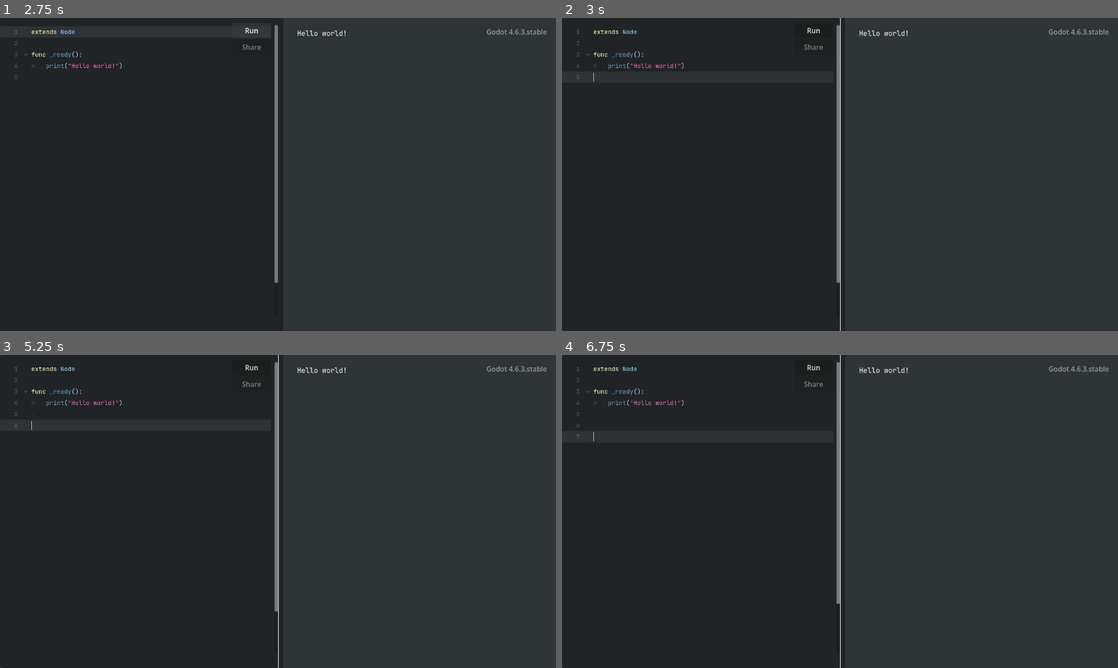
Above: before the commit, frames 1-4 (two rows, left to right).
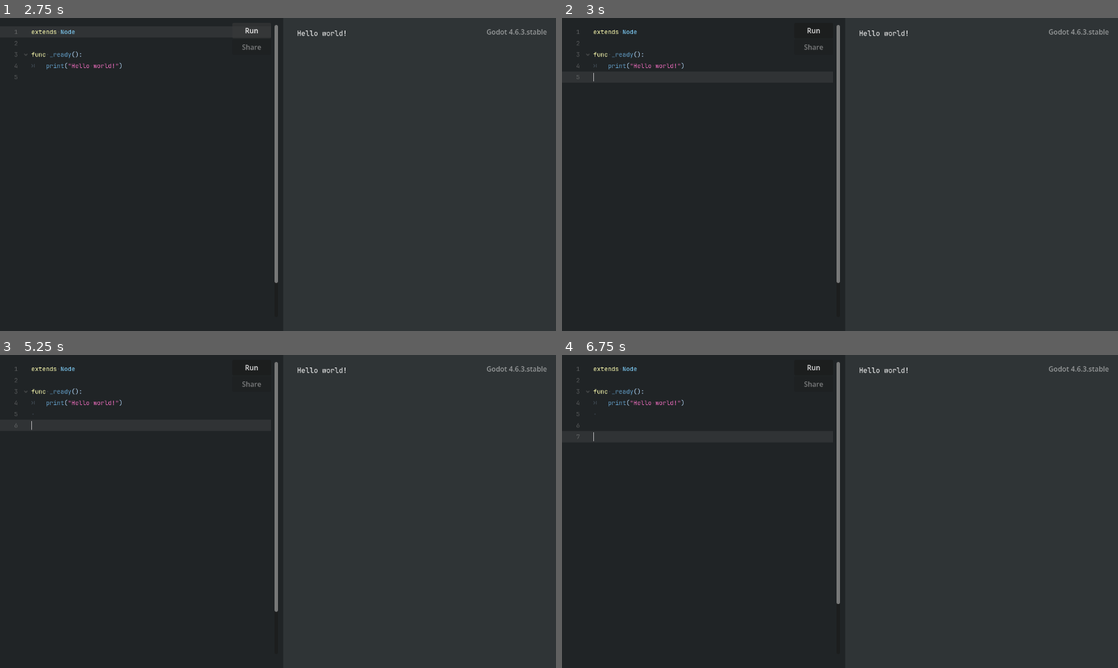
Above: after the commit, the same moments.

Repository: gdscript-online/gdscript-online.github.io
Game: Godot game, scene res://main.tscn
Two runs of this game, one before a commit and one after it. Both use one fixed random seed, a clock stepped at 60 frames per second and the inputs below.
Inputs (mouse positions are in pixels of both pictures, inside the frame that each line leads up to):
- Up to frame 1 (2.75 s): click "Run" at 0.5 s; click "Run" at 1.25 s; click "Run" at 2 s
- Up to frame 2 (3 s): tap Enter at 2.75 s; move the mouse to (701, 174) at 2.77 s; click (701, 174) at 2.92 s
- Up to frame 3 (5.25 s): tap Space at 3.5, 5 s; move the mouse to (166, 527) at 3.52 s; click (166, 527) at 3.67 s; tap Enter at 4.25 s; move the mouse to (333, 442) at 4.27 s; click (333, 442) at 4.42 s; move the mouse to (250, 574) at 5.02 s; click (250, 574) at 5.17 s
- Up to frame 4 (6.75 s): tap Enter at 5.75 s; move the mouse to (1006, 558) at 5.77 s; click (1006, 558) at 5.92 s; tap Space at 6.5 s; move the mouse to (673, 464) at 6.52 s; click (673, 464) at 6.67 s

Frame 1 is identical in both runs. In frame 2, 0.1% of the frame differs, in the area x 0-51%, y 0-100%; in frame 3, 0.1%; in frame 4, 0.1%.

Commit message:
Update for Godot 4.6
- Disable focus effect for the code editor (fixes stray white pixel
  in top-left corner of the window).

Diff:
--- a/main.tscn
+++ b/main.tscn
@@ -17,6 +17,8 @@
 content_margin_right = 16.0
 content_margin_bottom = 16.0
 bg_color = Color(0.12549, 0.141176, 0.14902, 1)
+
+[sub_resource type="StyleBoxEmpty" id="StyleBoxEmpty_1bvp3"]
 
 [sub_resource type="CodeHighlighter" id="CodeHighlighter_kobpu"]
 number_color = Color(0.92, 0.58, 0.2, 1)
@@ -1495,7 +1497,7 @@
 
 [sub_resource type="StyleBoxEmpty" id="StyleBoxEmpty_2dff0"]
 
-[node name="MainWindow" type="Control"]
+[node name="MainWindow" type="Control" unique_id=804440691]
 layout_mode = 3
 anchors_preset = 15
 anchor_right = 1.0
@@ -1504,17 +1506,18 @@
 grow_vertical = 2
 script = ExtResource("5")
 
-[node name="HSplitContainer" type="HSplitContainer" parent="."]
+[node name="HSplitContainer" type="HSplitContainer" parent="." unique_id=602224015]
 layout_mode = 0
 anchor_right = 1.0
 anchor_bottom = 1.0
+split_offsets = PackedInt32Array(640)
 split_offset = 640
 
-[node name="VBoxContainer" type="VBoxContainer" parent="HSplitContainer"]
+[node name="VBoxContainer" type="VBoxContainer" parent="HSplitContainer" unique_id=1622407872]
 layout_mode = 2
 theme_override_constants/separation = 0
 
-[node name="ScriptEditor" type="CodeEdit" parent="HSplitContainer/VBoxContainer"]
+[node name="ScriptEditor" type="CodeEdit" parent="HSplitContainer/VBoxContainer" unique_id=1339710417]
 layout_mode = 2
 size_flags_vertical = 3
 theme_override_colors/selection_color = Color(0, 0.666667, 1, 0.25098)
@@ -1523,6 +1526,7 @@
 theme_override_fonts/font = SubResource("FontVariation_kaosg")
 theme_override_font_sizes/font_size = 14
 theme_override_styles/normal = SubResource("StyleBoxFlat_k87ru")
+theme_override_styles/focus = SubResource("StyleBoxEmpty_1bvp3")
 text = "extends Node
 
 func _ready():
@@ -1548,7 +1552,7 @@
 auto_brace_completion_highlight_matching = true
 script = ExtResource("2")
 
-[node name="RunButton" type="Button" parent="HSplitContainer/VBoxContainer/ScriptEditor"]
+[node name="RunButton" type="Button" parent="HSplitContainer/VBoxContainer/ScriptEditor" unique_id=1976695822]
 layout_mode = 1
 anchors_preset = 1
 anchor_left = 1.0
@@ -1562,7 +1566,7 @@
 text = "Run"
 script = ExtResource("3")
 
-[node name="ShareButton" type="Button" parent="HSplitContainer/VBoxContainer/ScriptEditor"]
+[node name="ShareButton" type="Button" parent="HSplitContainer/VBoxContainer/ScriptEditor" unique_id=492320080]
 layout_mode = 1
 anchors_preset = 1
 anchor_left = 1.0
@@ -1575,19 +1579,19 @@
 tooltip_text = "Copies a link to this website to the clipboard with the current code pre-placed."
 text = "Share"
 
-[node name="CopiedTimer" type="Timer" parent="HSplitContainer/VBoxContainer/ScriptEditor"]
+[node name="CopiedTimer" type="Timer" parent="HSplitContainer/VBoxContainer/ScriptEditor" unique_id=331452333]
 one_shot = true
 
-[node name="OutputPanel" type="PanelContainer" parent="HSplitContainer"]
+[node name="OutputPanel" type="PanelContainer" parent="HSplitContainer" unique_id=628157317]
 layout_mode = 2
 theme_override_styles/panel = SubResource("1")
 
-[node name="ErrorLabel" type="Label" parent="HSplitContainer/OutputPanel"]
+[node name="ErrorLabel" type="Label" parent="HSplitContainer/OutputPanel" unique_id=437550006]
 layout_mode = 2
 size_flags_vertical = 0
 theme_override_colors/font_color = Color(1, 0.501961, 0.376471, 1)
 
-[node name="RichTextLabel" type="RichTextLabel" parent="HSplitContainer/OutputPanel"]
+[node name="RichTextLabel" type="RichTextLabel" parent="HSplitContainer/OutputPanel" unique_id=561437481]
 layout_mode = 2
 focus_mode = 2
 theme_override_colors/selection_color = Color(0, 0.666667, 1, 0.376471)
@@ -1603,7 +1607,7 @@
 context_menu_enabled = true
 selection_enabled = true
 
-[node name="EngineVersion" type="Label" parent="."]
+[node name="EngineVersion" type="Label" parent="." unique_id=615685118]
 modulate = Color(1, 1, 1, 0.501961)
 layout_mode = 0
 anchor_left = 1.0
--- a/project.godot
+++ b/project.godot
@@ -12,7 +12,7 @@
 
 config/name="GDScript Online"
 run/main_scene="res://main.tscn"
-config/features=PackedStringArray("4.5")
+config/features=PackedStringArray("4.6")
 run/low_processor_mode=true
 config/icon="res://icon.png"
 
@@ -53,8 +53,13 @@
 ]
 }
 
+[physics]
+
+3d/physics_engine="Jolt Physics"
+
 [rendering]
 
+rendering_device/driver.windows="d3d12"
 renderer/rendering_method="gl_compatibility"
 renderer/rendering_method.mobile="gl_compatibility"
 environment/defaults/default_clear_color=Color(0.1245, 0.142775, 0.15, 1)
Not shown: 1 places in main.tscn that only renumber resources
Not shown, changed: .github/workflows/godot-ci.yml
